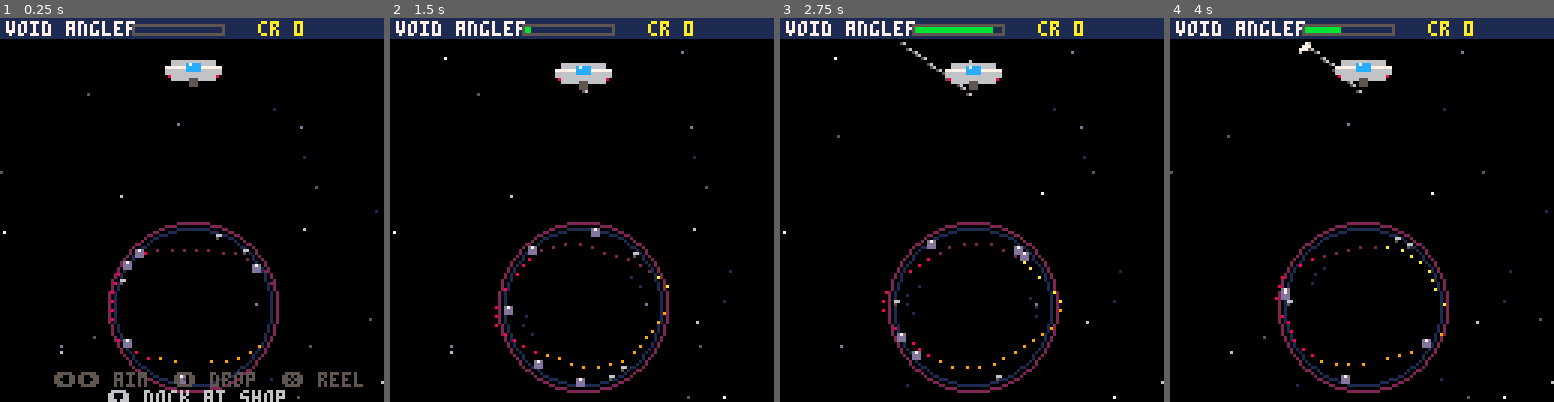
Above: before the commit, frames 1-4 (left to right).
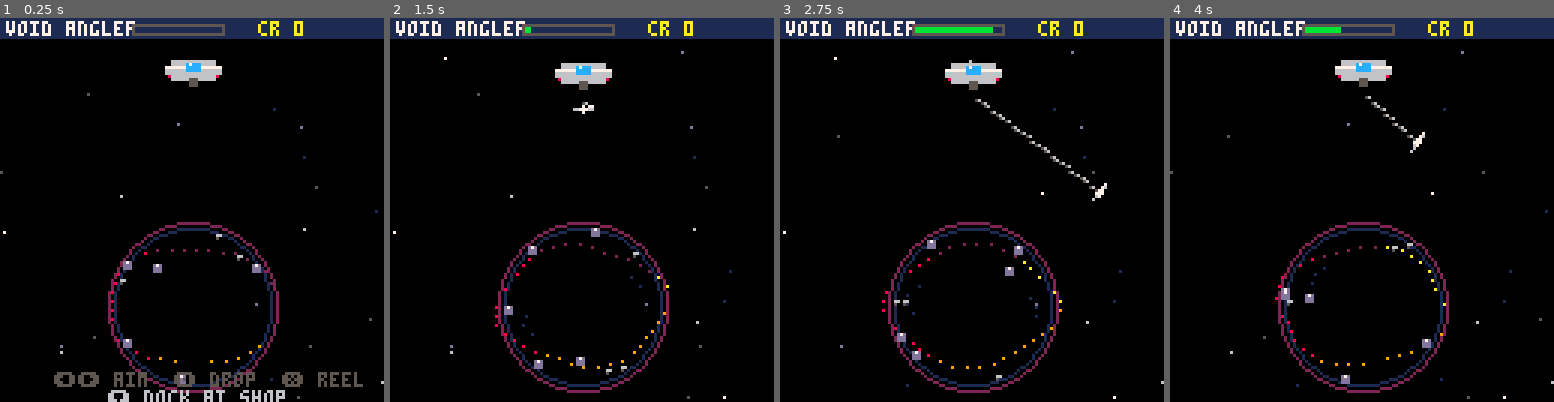
Above: after the commit, the same moments.

Repository: RubenTipparach/tic-labs
Game: PICO-8 cartridge games/pico8-void-angler/cart.p8
Same seed, same stepped clock (60 frames per second), same inputs: the game is played once before the commit and once after it.
Inputs:
- Up to frame 1 (0.25 s): no input
- Up to frame 2 (1.5 s): tap X (X key) at 0.33, 1.07 s; tap O (Z key) at 0.7 s
- Up to frame 3 (2.75 s): hold Right 1.6-2.1 s; tap O (Z key) at 1.7, 2.1, 2.5 s; tap X (X key) at 1.85 s; hold Up 2.15-2.42 s; hold Right from 2.47 s (still down)
- Up to frame 4 (4 s): tap O (Z key) at 2.9, 3.3, 3.7 s; tap X (X key) at 2.97 s; release Right at 3.03 s; hold Left 3.08-3.58 s; hold Down 3.63-3.97 s

The runs differ from the first frame. In frame 1, 0.1% of the frame differs, in the area x 35-65%, y 60-67%; in frame 2, 0.2%; in frame 3, 0.6%, in the area x 31-86%, y 6-75%; in frame 4, 0.5%.

Commit message:
fix: arm now extends down into the black hole
PICO-8 sin is flipped so sin(0.25) is -1, which meant the arm
was drawn pointing up off the screen instead of down toward the
hole. Switch the base angle to 0.75 (true down) so the rod
actually fishes inside the black hole. Junk spawns now use the
same direction so they appear in the reachable cone.

https://claude.ai/code/session_01VxpYVNVkMAaVR6XgJkSzgh

Diff:
--- a/games/pico8-void-angler/cart.p8
+++ b/games/pico8-void-angler/cart.p8
@@ -122,7 +122,8 @@
  -- spawn at distance d from ship along an aim cone
  -- so the cable mechanic is what gates depth
  local d=pick.dmin+rnd(pick.dmax-pick.dmin)
- local ang=0.25+(rnd(0.36)-0.18)
+ -- pico8 sin is flipped: 0.75 points down toward the hole
+ local ang=0.75+(rnd(0.36)-0.18)
  local jx=ship_x+cos(ang)*d
  local jy=ship_y+8+sin(ang)*d
  -- clamp inside hole
@@ -222,7 +223,7 @@
   if not hooked then check_catch() end
  end
 
- local ang=0.25+aim
+ local ang=0.75+aim
  hook.x=ship_x+cos(ang)*arm_len
  hook.y=ship_y+8+sin(ang)*arm_len
 
@@ -490,7 +491,7 @@
 
 function draw_arm()
  if arm_state=="idle" and arm_len<=0 then return end
- local ang=0.25+aim
+ local ang=0.75+aim
  local steps=flr(arm_len/2)
  if steps<1 then steps=1 end
  for i=1,steps do
